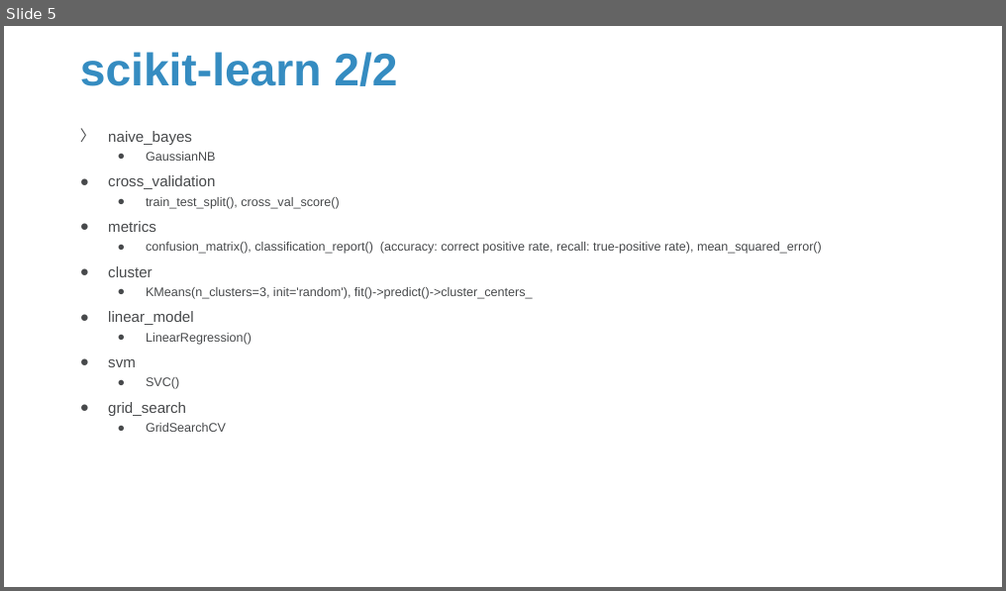
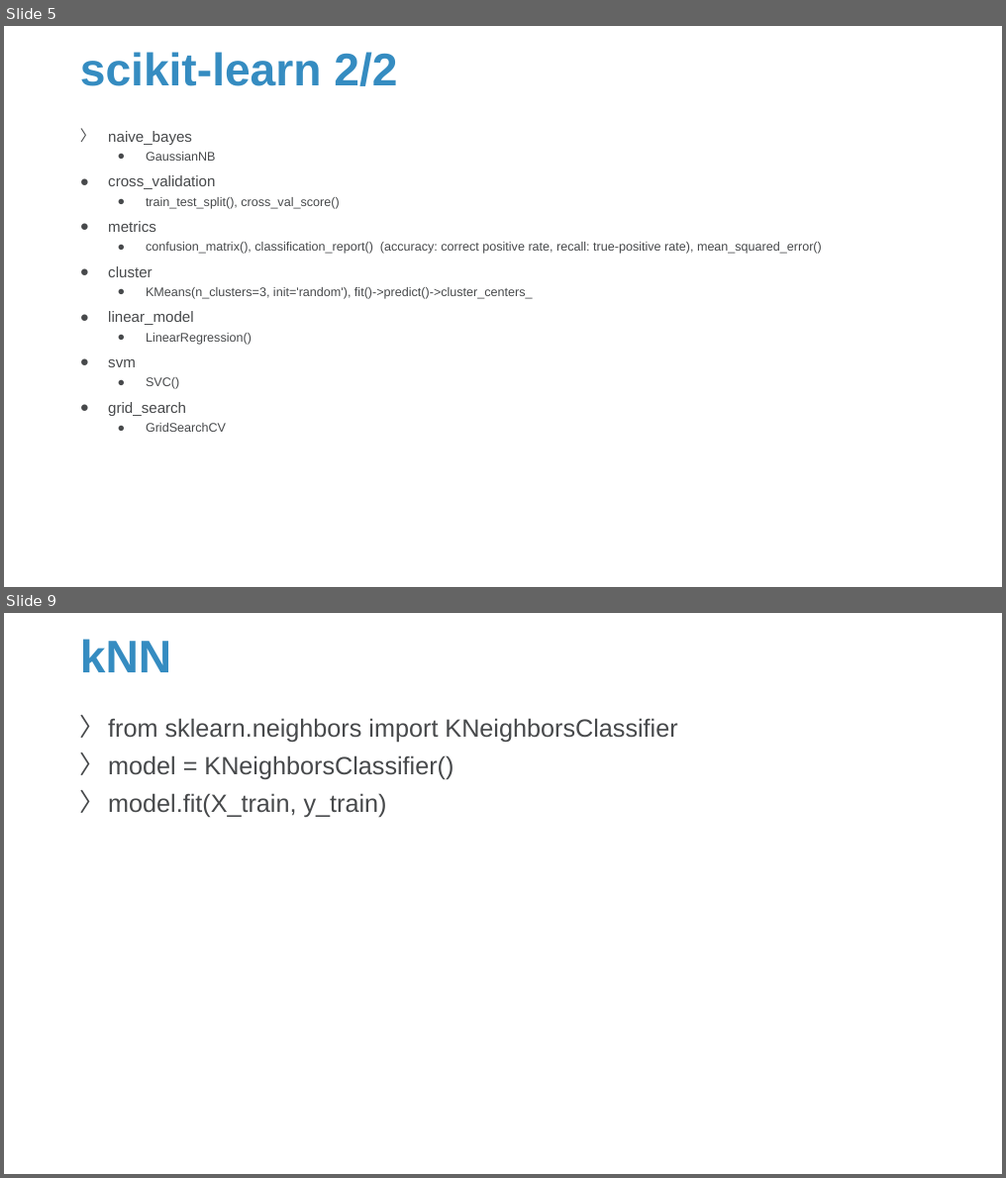
Before and after one commit to Sparks-Lu/TechNotes, a slide deck: Python/SKLearn-Notes.pptx. Shown one above the other, each under a label of ours: slide 5 before the commit, slides 5 and 9 after it; the slides between them are not shown. The pictures are 1006x591 and 1006x1178 pixels, drawn with LibreOffice and Linux fonts; fonts in the diff are those of the drawing; background and template pictures are left out. Boxes give left, top, right and bottom in pixels: in the first picture for what was removed or moved away, otherwise in the second. Text is boxed around its words. In the diff, an @@ line names an element or a change of style, - is before the commit and + after.

```diff
--- a/Python/SKLearn-Notes.pptx
+++ b/Python/SKLearn-Notes.pptx
@@ slide 9 added at [4,613,1002,1174], background picture (left out) @@
@@ title added at [80,639,171,672], 44 pt, text #358CC1, bold @@
+kNN
@@ text added at [108,718,677,817], 24 pt, text #47494B @@
+〉 from sklearn.neighbors import KNeighborsClassifier
+〉 model = KNeighborsClassifier()
+〉 model.fit(X_train, y_train)
```
Also in this commit, not shown: 3 other slides added, 8 other files.
